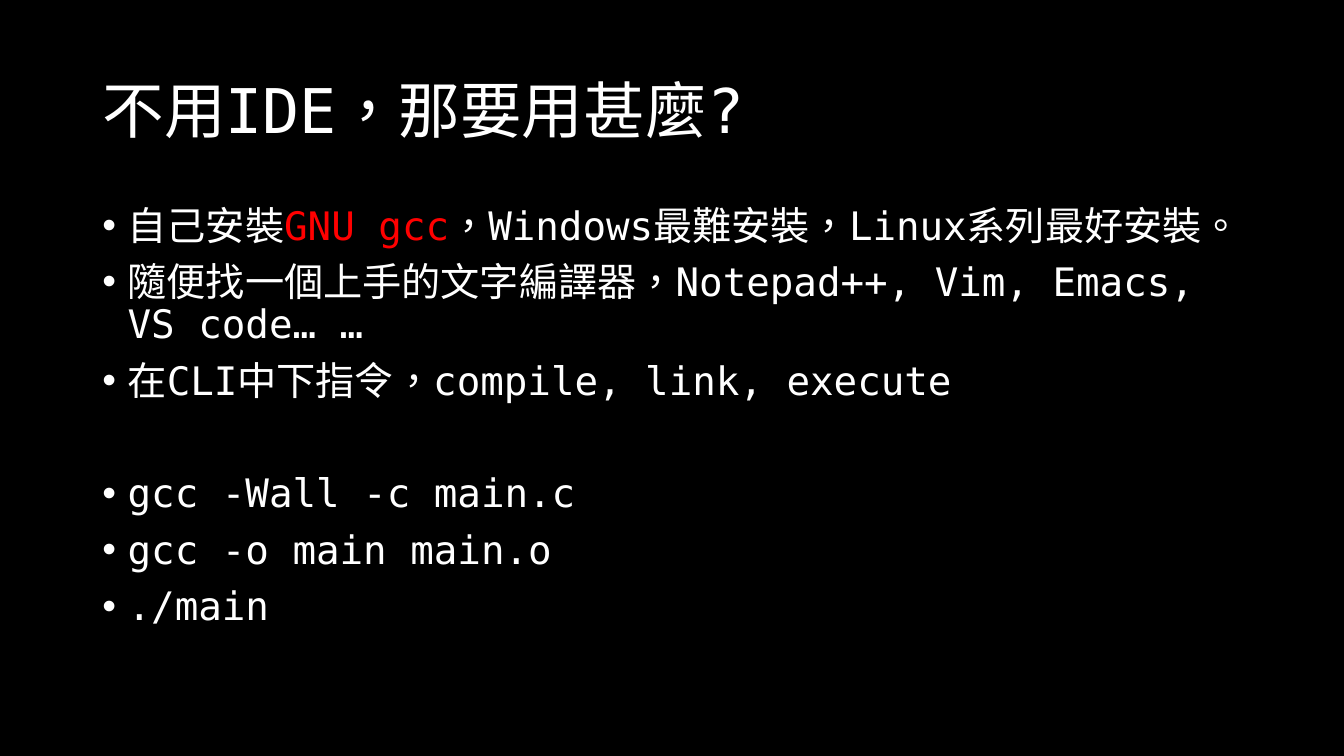
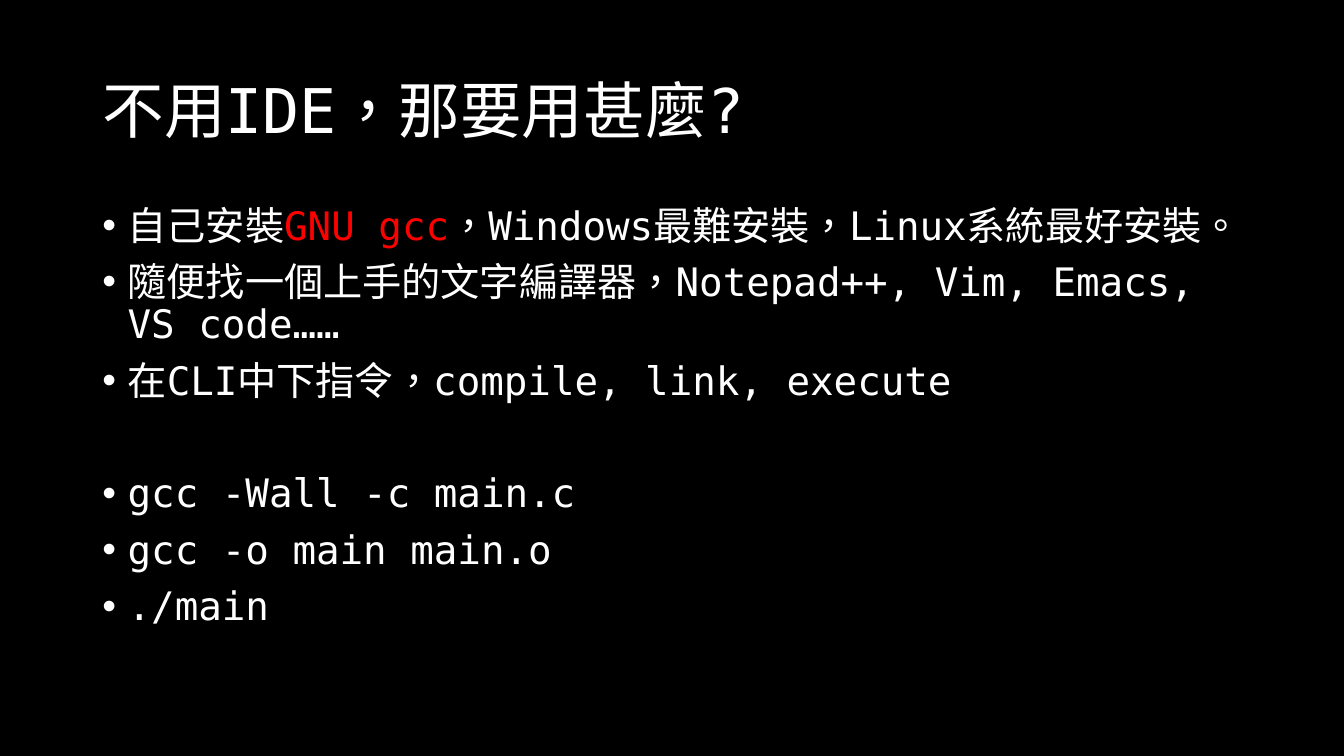
Before and after one commit to OEmiliatanO/those_c_prog_didnt_teach, a slide deck: slide 11 of Ch1/Ch1-basic.pptx (slide 10 before the commit). Drawn at 1344x756 pixels with LibreOffice and Linux fonts; fonts in the diff are those of the drawing. Boxes give left, top, right and bottom in pixels: in the first picture for what was removed or moved away, otherwise in the second. Text is boxed around its words. In the diff, an @@ line names an element or a change of style, - is before the commit and + after.

```diff
--- a/Ch1/Ch1-basic.pptx
+++ b/Ch1/Ch1-basic.pptx
@@ text at [128,207,1240,339]: text changed @@
-• 自己安裝GNU gcc，Windows最難安裝，Linux系列最好安裝。
-• 隨便找一個上手的文字編譯器，Notepad++, Vim, Emacs, VS code… …
+• 自己安裝GNU gcc，Windows最難安裝，Linux系統最好安裝。
+• 隨便找一個上手的文字編譯器，Notepad++, Vim, Emacs, VS code……
```
Also in this commit, not shown: 38 other slides changed, 7 slides added, 5 other files.
